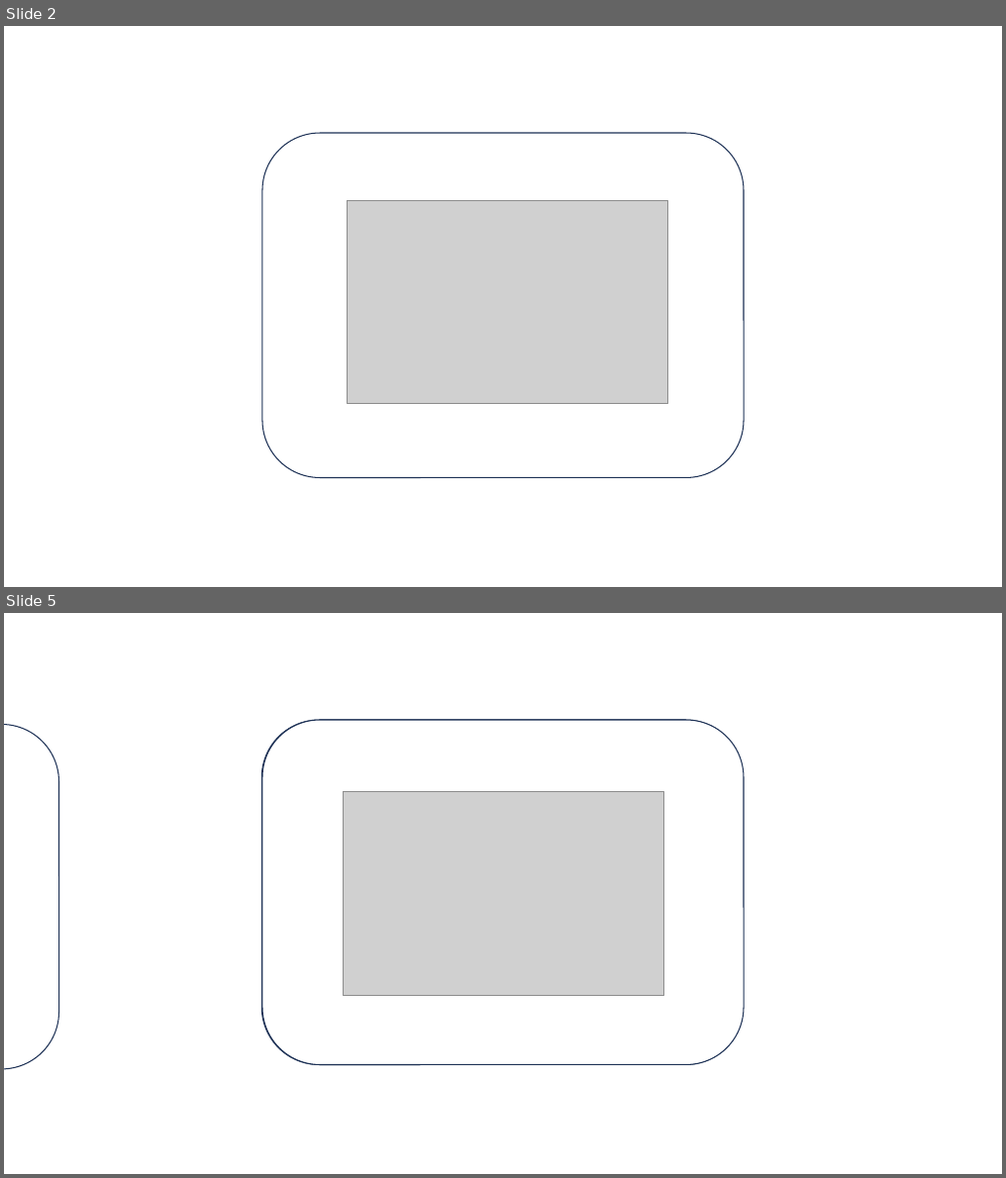
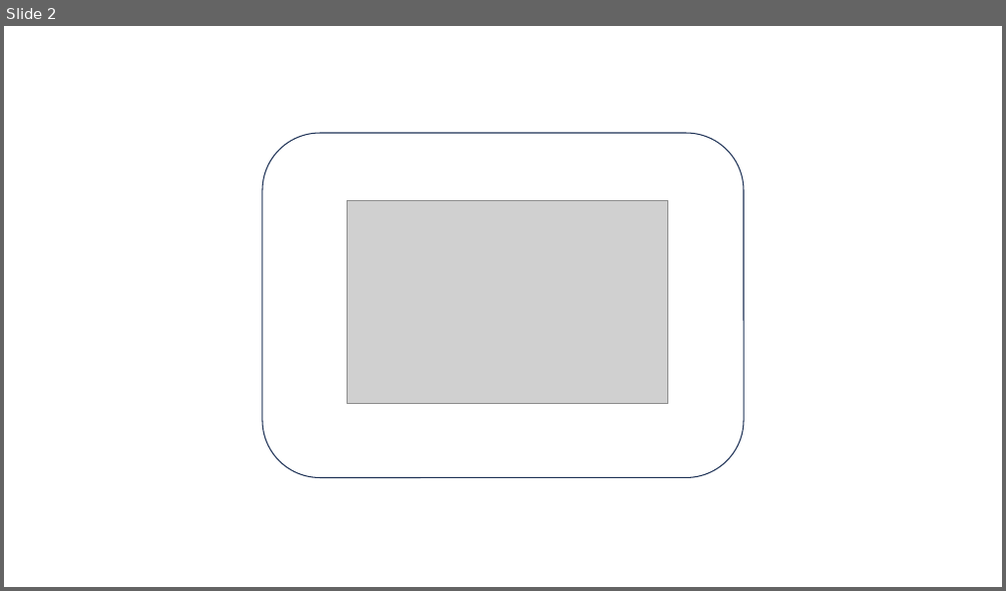
Before and after one commit to Balagaro/FileUp, a slide deck: workshop III..pptx. Shown one above the other, each under a label of ours: slides 2 and 5 before the commit, slide 2 after it; the slides between them are not shown. The pictures are 1006x1178 and 1006x591 pixels, drawn with LibreOffice and Linux fonts; fonts in the diff are those of the drawing; grey boxes stand for pictures; background and template pictures are left out. Boxes give left, top, right and bottom in pixels: in the first picture for what was removed or moved away, otherwise in the second. Text is boxed around its words. In the diff, an @@ line names an element or a change of style, - is before the commit and + after.

```diff
--- a/workshop III..pptx
+++ b/workshop III..pptx
@@ slide 5 removed at (4, 613, 1002, 1174), background picture (left out) @@
@@ rounded rectangle removed at (4, 725, 59, 1069) @@
@@ rounded rectangle removed at (261, 720, 743, 1065) @@
@@ rounded rectangle removed at (262, 720, 744, 1065) @@
@@ picture removed at (344, 792, 664, 995) @@
```
Also in this commit, not shown: 4 slides added, 10 other slides removed.
